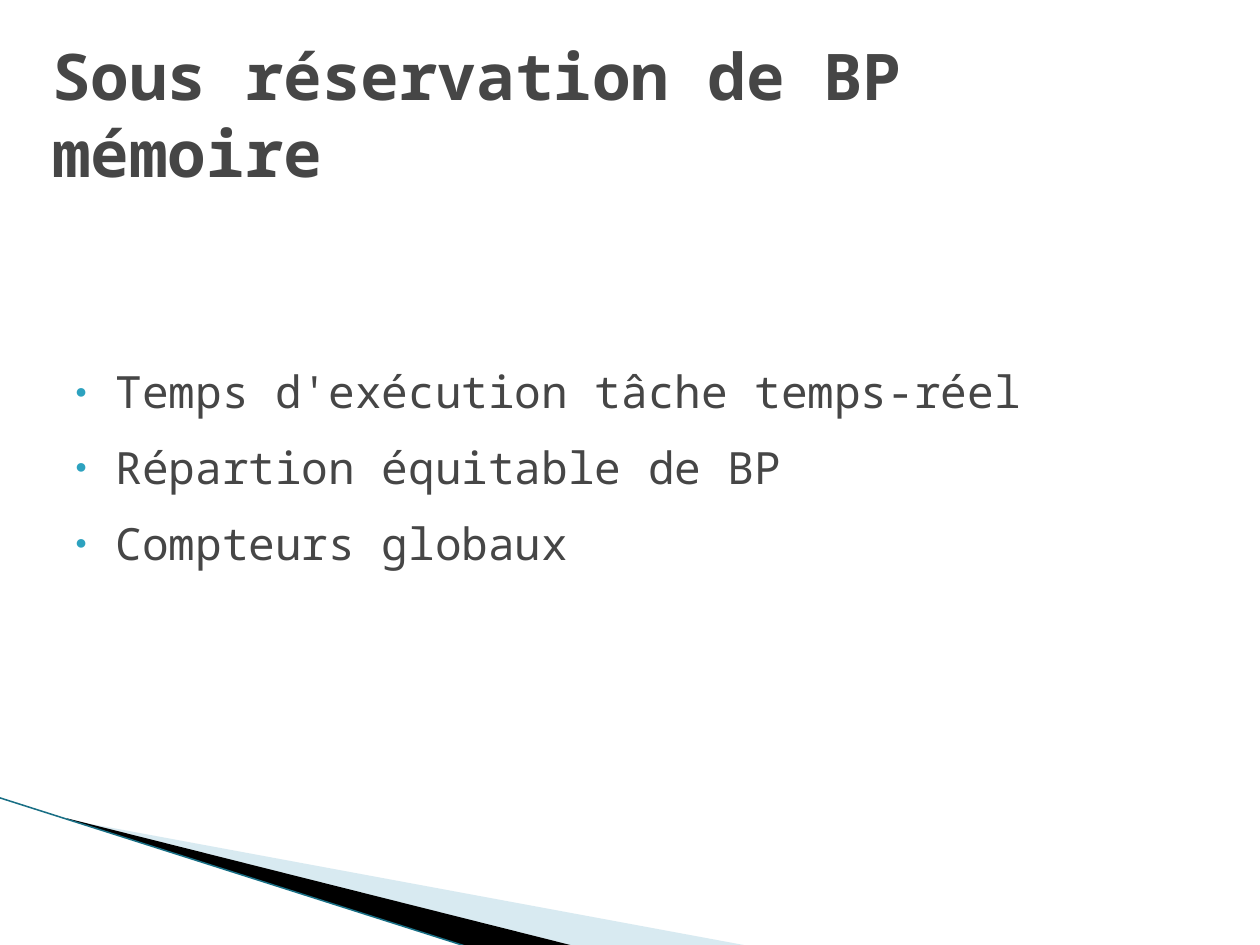
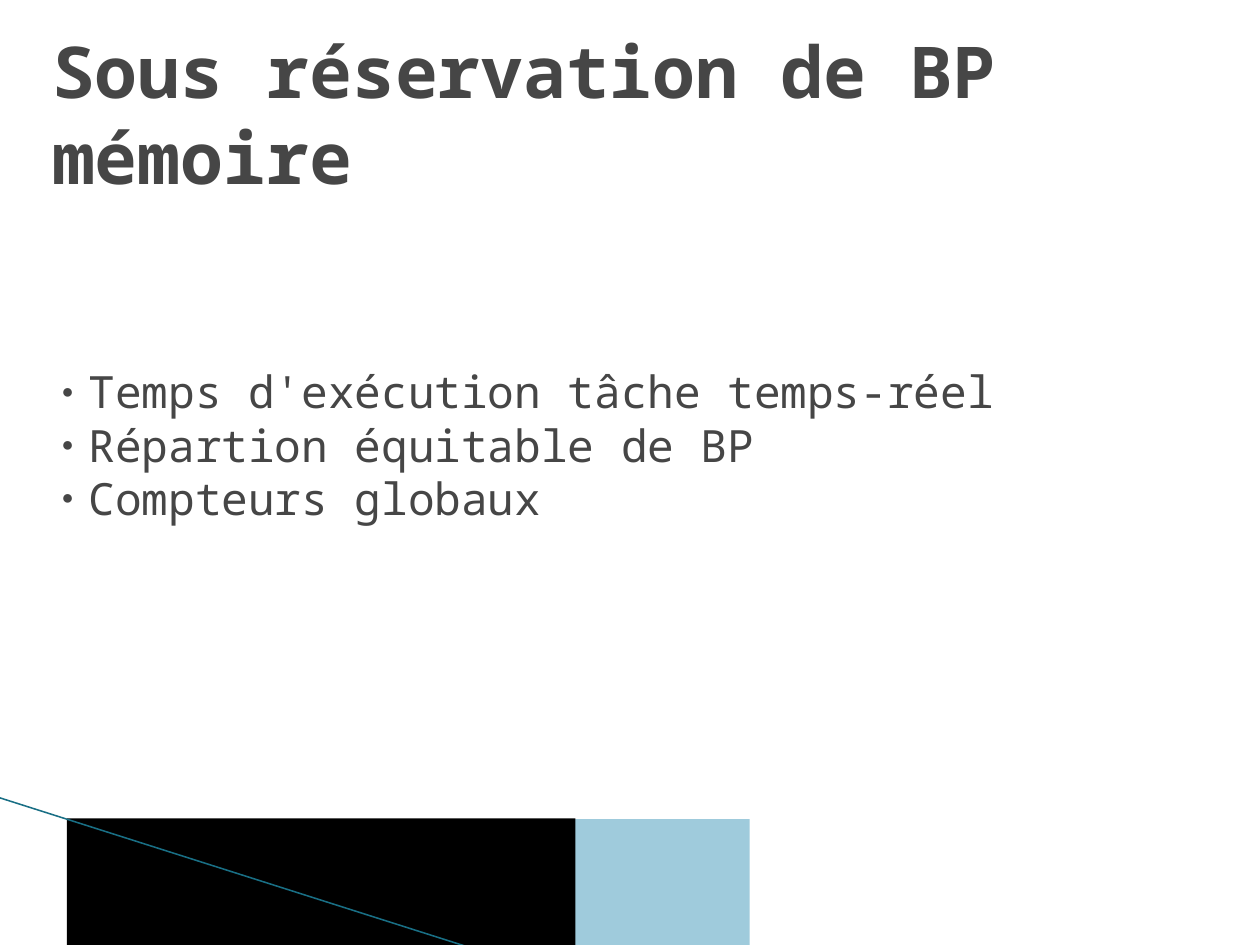
Before and after one commit to robertoxmed/c_memory_monitor, a slide deck: slide 9 of doc/Temps-Réel et Multi-coeurs.pptx (slide 8 before the commit). Drawn at 1260x945 pixels with LibreOffice and Linux fonts; fonts in the diff are those of the drawing; background and template pictures are left out. Boxes give left, top, right and bottom in pixels: in the first picture for what was removed or moved away, otherwise in the second. Text is boxed around its words. In the diff, an @@ line names an element or a change of style, - is before the commit and + after.

```diff
--- a/doc/Temps-Réel et Multi-coeurs.pptx
+++ b/doc/Temps-Réel et Multi-coeurs.pptx
@@ text "Sous réservation de BP mémoire" at (52,42,996,185): size 40.5 to 45 pt @@
@@ text "Temps d'exécution tâche temps-réel" at (89,374,993,526): indent changed; less space between paragraphs @@
@@ line (0, 798) - (468, 945): stroke #97C5D8 0.95 pt to #196F85 0.96 pt @@
@@ freeform shape removed at (67,819,576,945) @@
@@ rectangle added at (67,819,576,945), fill #000000 @@
@@ freeform shape removed at (69,820,750,945) @@
@@ rectangle added at (69,820,750,945), fill #9FCBDC @@
```
Also in this commit, not shown: 10 other slides changed, 3 slides added, 2 slides removed.
